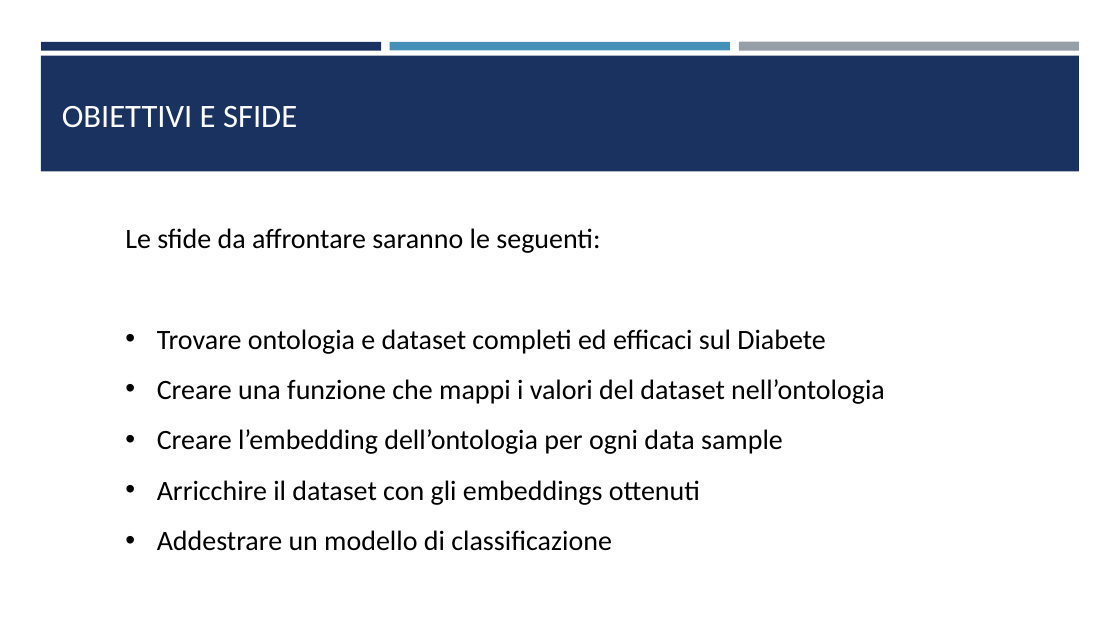
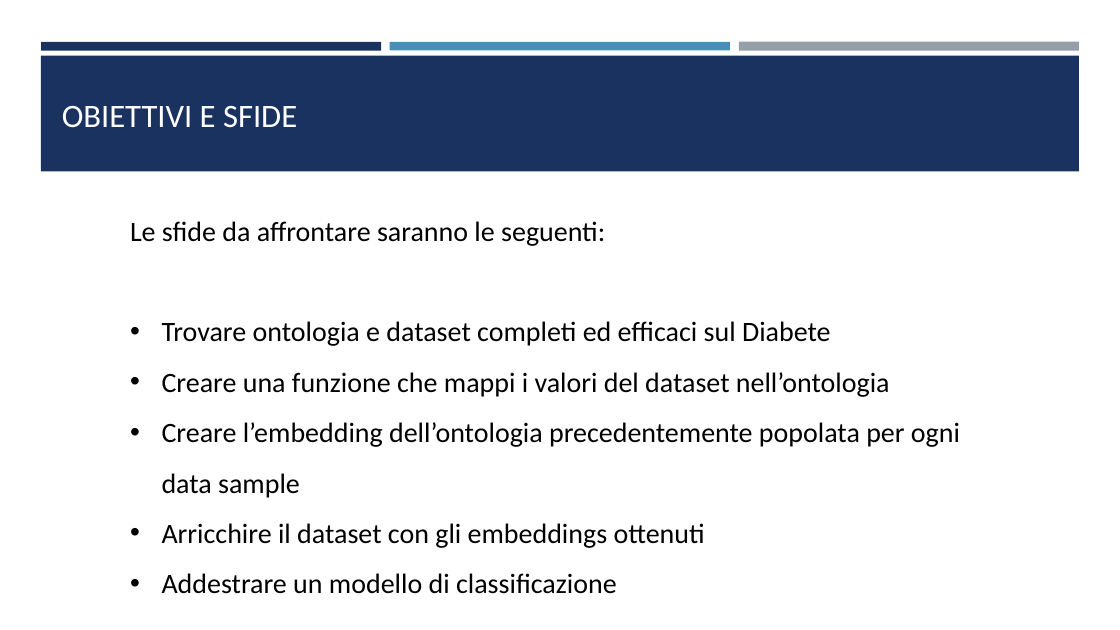
Before and after one commit to Clausapone/software-and-pattern-design, a slide deck: slide 7 of Presentazione_preliminare.pptx (slide 6 before the commit). Drawn at 1120x630 pixels with LibreOffice and Linux fonts; fonts in the diff are those of the drawing. Boxes give left, top, right and bottom in pixels: in the first picture for what was removed or moved away, otherwise in the second. Text is boxed around its words. In the diff, an @@ line names an element or a change of style, - is before the commit and + after.

```diff
--- a/Presentazione_preliminare.pptx
+++ b/Presentazione_preliminare.pptx
@@ text "Le sfide da affrontare saranno ..." moved from (x1=125, y1=228, x2=885, y2=551) to (x1=130, y1=221, x2=960, y2=594) @@
@@ text at (x1=162, y1=422, x2=960, y2=498): text changed @@
-• Creare l’embedding dell’ontologia per ogni data sample
+• Creare l’embedding dell’ontologia precedentemente popolata per ogni data sample
```
Also in this commit, not shown: 1 other slide changed, 2 slides added, 1 slide removed, 1 other file.
